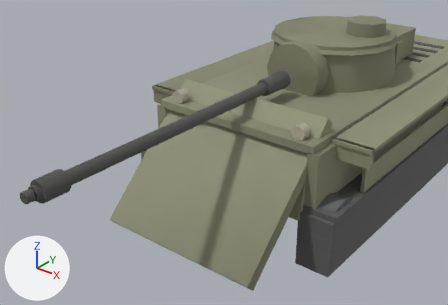
The glTF model client/assets/models/t26e4.glb: old version first, new version second.
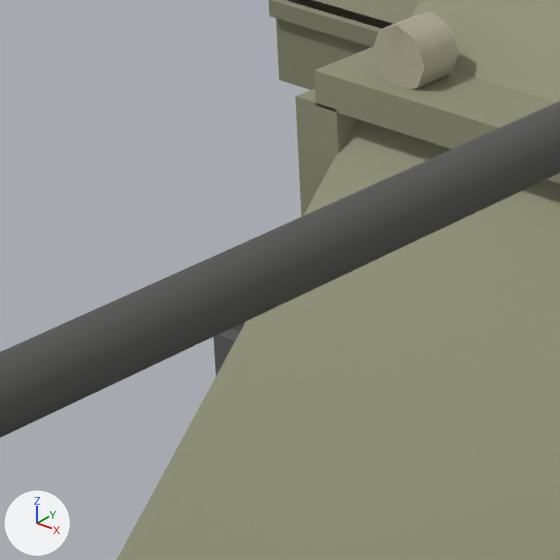
The first picture shows the older version from a camera (50 mm lens) standing at (5.21, -9.82, 5.5) and looking at (0.69, -4.17, 2.0). The close-ups show the older and then the newer version on the part from 22% to 47% of the width and 28% to 64% of the height of that picture. Only the edits that show in the close-ups are written down. The axes (+X, +Y, +Z) are drawn at lower left. The lights are the same throughout. Where no turn or scale is listed for an object, it has been applied to the vertices. Vertices at exactly the same position are counted once.

In view in the first close-up: 'barrel', 'glacis', 'hullSide', 'hullTop' and 1 more.
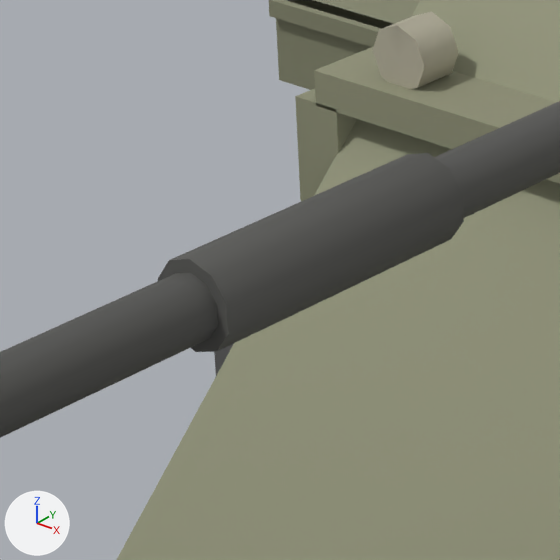
Scene script edits in JSON lines:
```json
{"block": "me_mesh_27", "where": "# used by ob_barrel; location = (0.0, -1.82, 2.205)"}
{"op": "remove", "block": "me_mesh_27", "code": "me_mesh_27.from_pydata(...)  # 96 vertices, 160 faces; spans x -0.14..0.14, y -4.87..0.04, z -0.14..0.14"}
{"op": "add", "block": "me_mesh_27", "code": "me_mesh_27.from_pydata(...)  # 120 vertices, 200 faces; spans x -0.14..0.14, y -4.87..0.04, z -0.14..0.14"}
{"block": "me_mesh_27", "change": "me_mesh_27 part 1: the loose piece of 24 vertices spanning x -0.09..0.09, y -4.75..-0.45, z -0.09..0.09 is copied, and the copy is scaled about its middle by (1.4, 0.201, 1.4), then moved by (0.0, -0.18, 0.0); it spans x -0.12..0.12, y -3.22..-2.35, z -0.13..0.13"}
```

Location of each change, [x1, y1, x2, y2] in pixels of the close-ups (560 x 560 px):
```json
{"part": 1, "of": "me_mesh_27", "change": "added", "after": [158, 153, 464, 352]}
```
